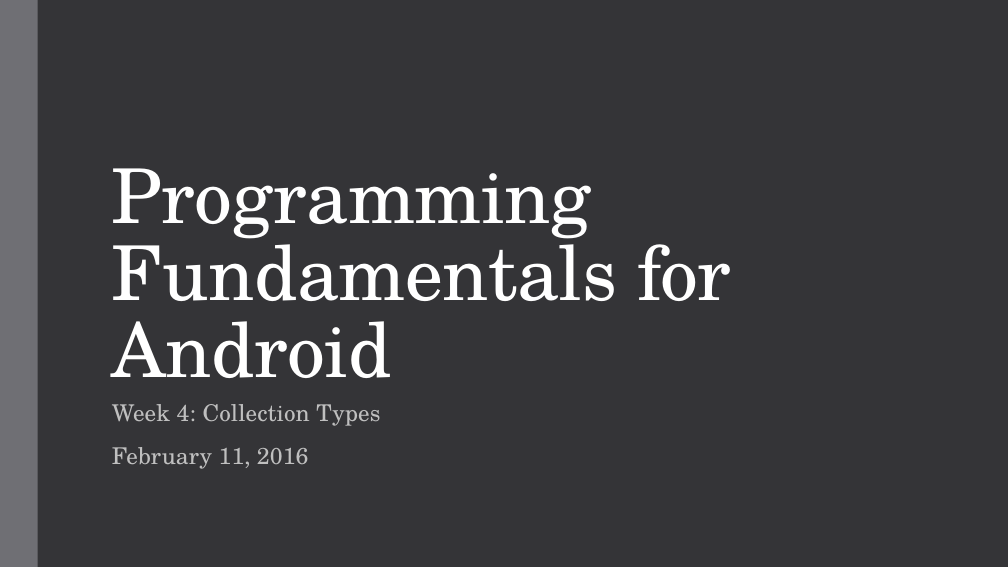
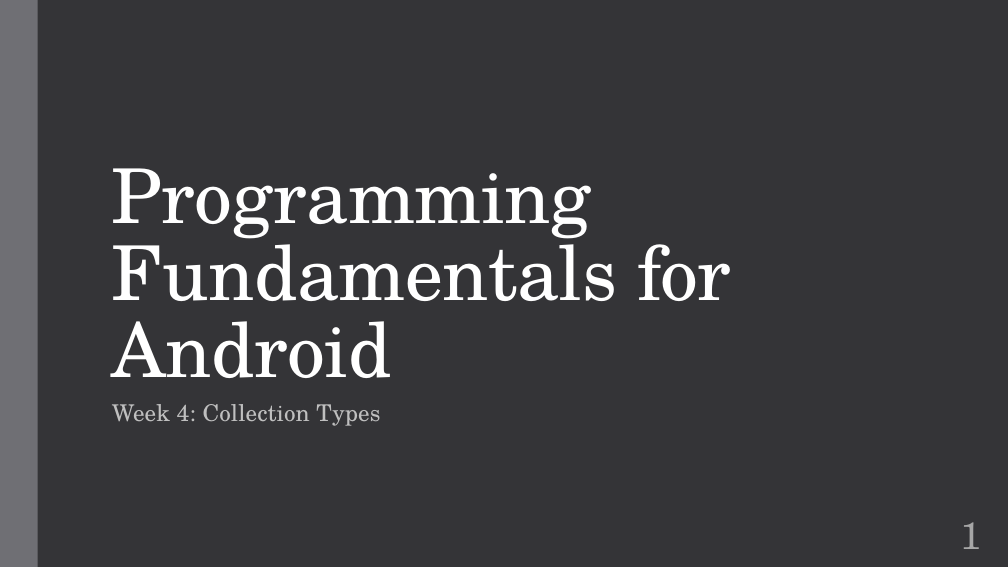
Before and after one commit to zarthur/CSCC-Fundamentals-Android-Notes, a slide deck: slide 1 of week_04/week_04.pptx. Drawn at 1008x567 pixels with LibreOffice and Linux fonts; fonts in the diff are those of the drawing. Boxes give left, top, right and bottom in pixels: in the first picture for what was removed or moved away, otherwise in the second. Text is boxed around its words. In the diff, an @@ line names an element or a change of style, - is before the commit and + after.

Commit message:
week 04: typos and slide update

```diff
--- a/week_04/week_04.pptx
+++ b/week_04/week_04.pptx
@@ subtitle at (112,447,309,469): paragraph removed @@
-February 11, 2016
@@ page number added at (961,522,982,549), 36 pt, text #A6A6A6 @@
+1
```
Also in this commit, not shown: 20 other slides changed, 1 other file.
